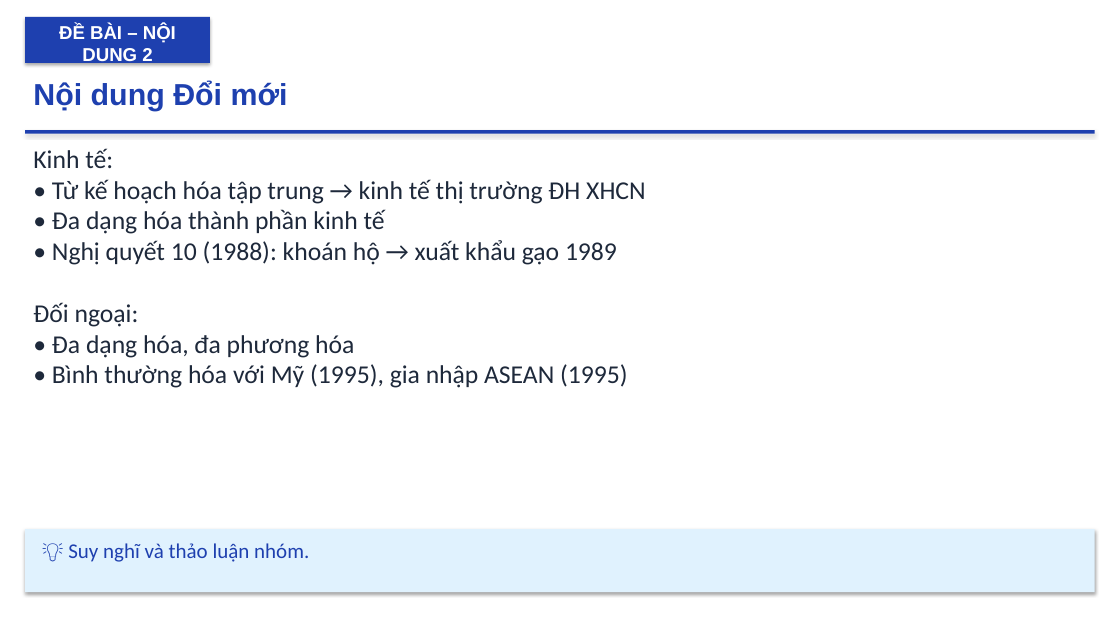
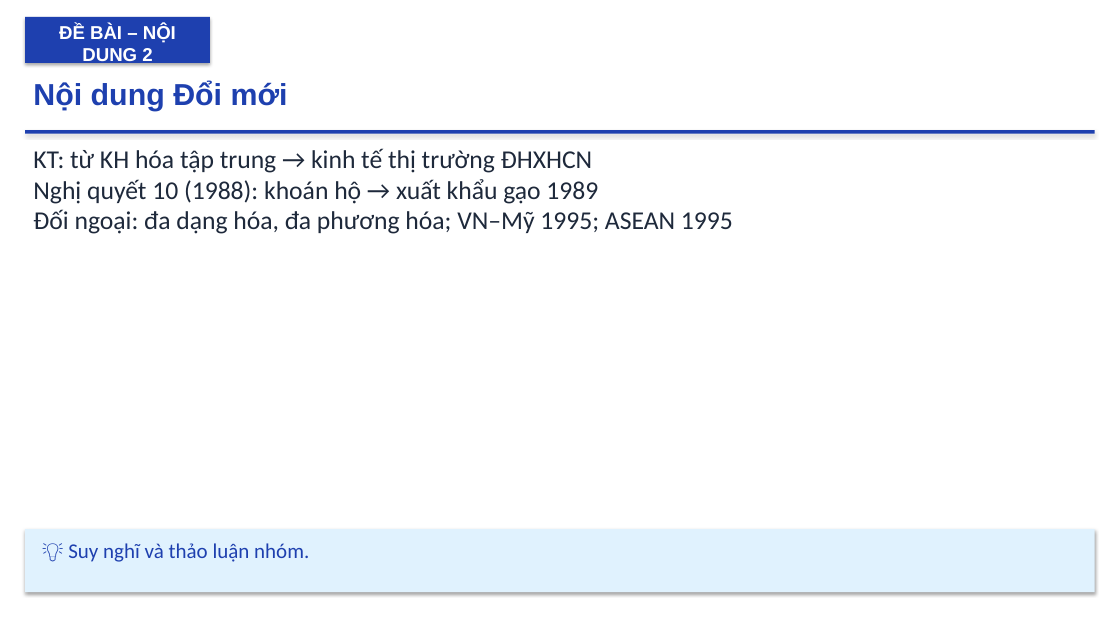
Before and after one commit to Trangtu66/Taode_thi_online, a slide deck: slide 6 of mon/lich_su/slide/lop12/Slide_LICHSU12_Bài_10_Công_cuộc_Đổi_mới_từ_1986_TT28-29.pptx (slide 5 before the commit). Drawn at 1120x630 pixels with LibreOffice and Linux fonts; fonts in the diff are those of the drawing. Boxes give left, top, right and bottom in pixels: in the first picture for what was removed or moved away, otherwise in the second. Text is boxed around its words. In the diff, an @@ line names an element or a change of style, - is before the commit and + after.

```diff
--- a/mon/lich_su/slide/lop12/Slide_LICHSU12_Bài_10_Công_cuộc_Đổi_mới_từ_1986_TT28-29.pptx
+++ b/mon/lich_su/slide/lop12/Slide_LICHSU12_Bài_10_Công_cuộc_Đổi_mới_từ_1986_TT28-29.pptx
@@ text at (x1=33, y1=148, x2=733, y2=234): text changed @@
-Kinh tế:
-• Từ kế hoạch hóa tập trung → kinh tế thị trường ĐH XHCN
-• Đa dạng hóa thành phần kinh tế
-• Nghị quyết 10 (1988): khoán hộ → xuất khẩu gạo 1989
-Đối ngoại:
-• Đa dạng hóa, đa phương hóa
-• Bình thường hóa với Mỹ (1995), gia nhập ASEAN (1995)
+KT: từ KH hóa tập trung → kinh tế thị trường ĐHXHCN
+Nghị quyết 10 (1988): khoán hộ → xuất khẩu gạo 1989
+Đối ngoại: đa dạng hóa, đa phương hóa; VN–Mỹ 1995; ASEAN 1995
```
Also in this commit, not shown: 5 other slides changed, 1 slide added, 33 other files.
